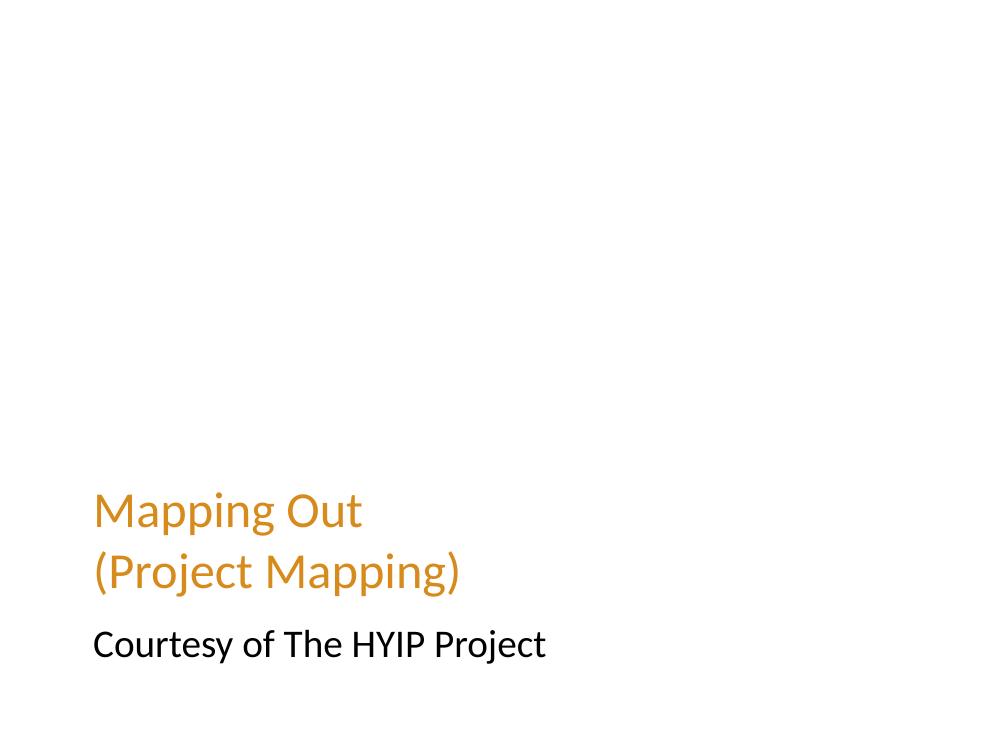
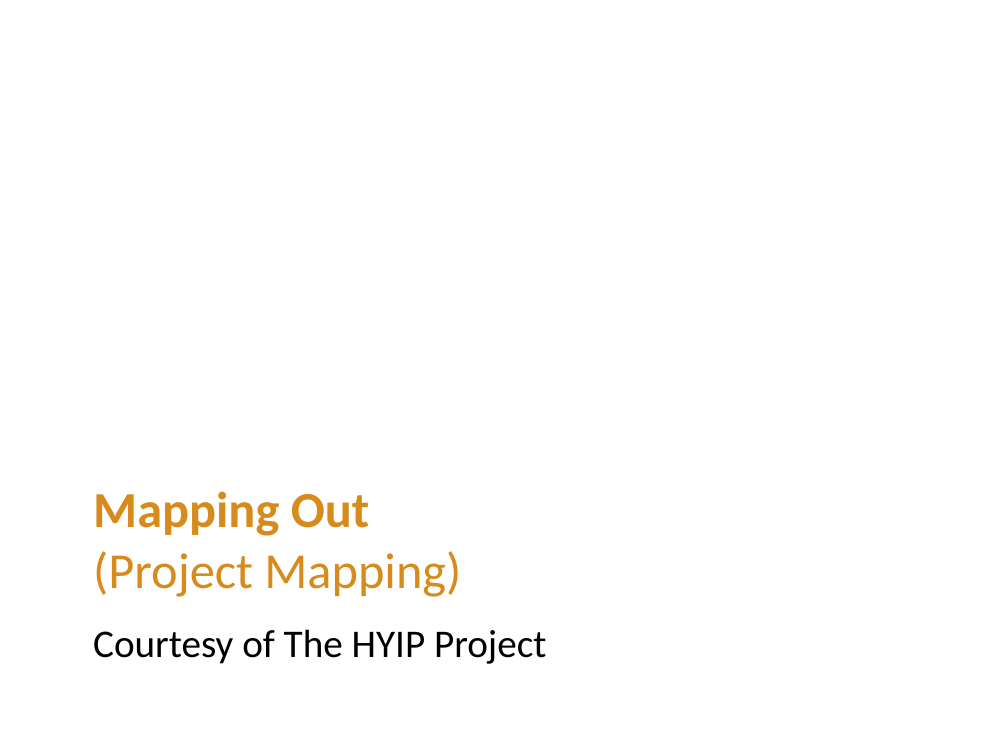
Before and after one commit to FeedMapping/Schema, a slide deck: slide 1 of slide/ppt/Mapping-Out.pptx. Drawn at 1008x756 pixels with LibreOffice and Linux fonts; fonts in the diff are those of the drawing; background and template pictures are left out. Boxes give left, top, right and bottom in pixels: in the first picture for what was removed or moved away, otherwise in the second. Text is boxed around its words. In the diff, an @@ line names an element or a change of style, - is before the commit and + after.

```diff
--- a/slide/ppt/Mapping-Out.pptx
+++ b/slide/ppt/Mapping-Out.pptx
@@ title "Mapping Out (Project Mapping)" at box(93, 491, 461, 597): bold on in "Mapping Out" @@
```
Also in this commit, not shown: 4 other slides changed, 4 slides added, 1 slide removed.
